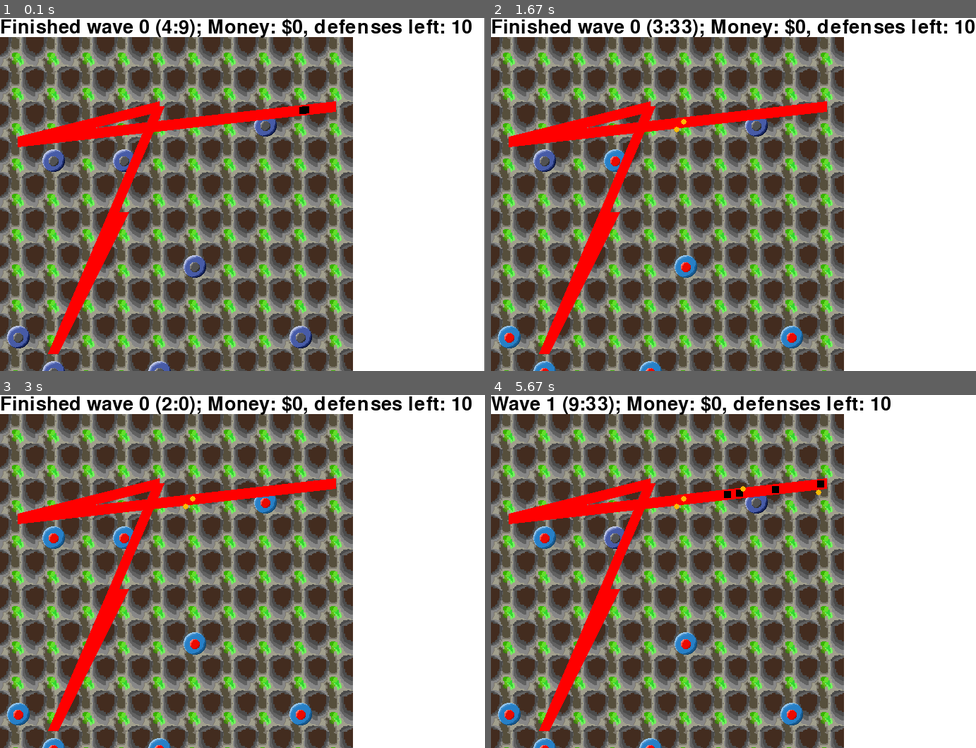
Above: before the commit, frames 1-4 (two rows, left to right).
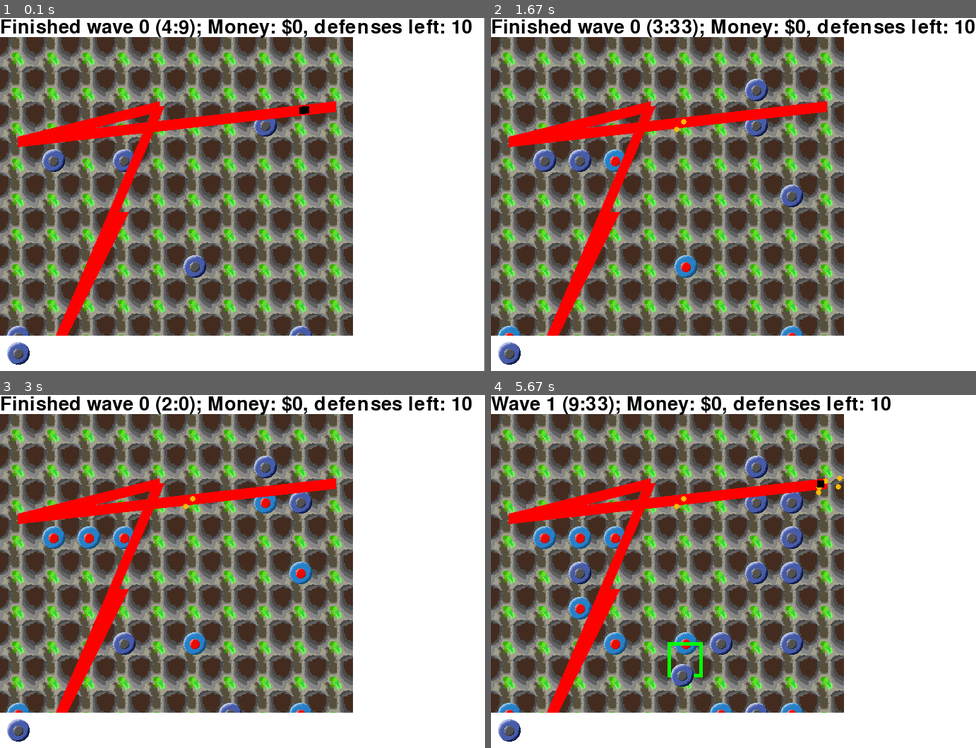
Above: after the commit, the same moments.

Repository: sillypantscoder/pygametowerdefense
Game: pygame game, started from main.py
The game is run twice, just before and just after one commit, with the same random seed, the same clock (stepped at 60 frames per second) and the same inputs.
Inputs (mouse positions are in pixels of both pictures, inside the frame that each line leads up to):
- Up to frame 1 (0.1 s): no input
- Up to frame 2 (1.67 s): press the mouse at (685, 353) at 0.37 s; move the mouse to (636, 247) at 0.47 s; release the mouse at (583, 141) at 0.6 s; click (685, 353) at 0.72 s; press the mouse at (685, 353) at 1.03 s; move the mouse to (733, 272) at 1.13 s; release the mouse at (786, 194) at 1.27 s; press the mouse at (685, 353) at 1.37 s; move the mouse to (709, 212) at 1.47 s; release the mouse at (738, 67) at 1.6 s
- Up to frame 3 (3 s): press the mouse at (194, 730) at 1.7 s; move the mouse to (213, 716) at 1.8 s; release the mouse at (232, 698) at 1.93 s; press the mouse at (194, 730) at 2.03 s; move the mouse to (150, 677) at 2.13 s; release the mouse at (106, 627) at 2.27 s; press the mouse at (194, 730) at 2.37 s; move the mouse to (242, 599) at 2.47 s; release the mouse at (295, 469) at 2.6 s
- Up to frame 4 (5.67 s): press the mouse at (685, 730) at 3.2 s; move the mouse to (631, 663) at 3.3 s; release the mouse at (583, 592) at 3.43 s; press the mouse at (685, 730) at 3.53 s; move the mouse to (733, 624) at 3.63 s; release the mouse at (782, 522) at 3.77 s; press the mouse at (685, 730) at 3.87 s; move the mouse to (728, 638) at 3.97 s; release the mouse at (772, 550) at 4.1 s; press the mouse at (685, 730) at 4.2 s; move the mouse to (714, 709) at 4.3 s; release the mouse at (738, 687) at 4.43 s; press the mouse at (685, 730) at 4.53 s; move the mouse to (631, 638) at 4.63 s; release the mouse at (573, 546) at 4.77 s; press the mouse at (685, 730) at 4.87 s; move the mouse to (738, 677) at 4.97 s; release the mouse at (791, 620) at 5.1 s; press the mouse at (685, 730) at 5.2 s; move the mouse to (704, 680) at 5.3 s; release the mouse at (728, 631) at 5.43 s; press the mouse at (685, 730) at 5.53 s; move the mouse to (680, 673) at 5.63 s

The runs differ from the first frame. In frame 1, 7.3% of the frame differs, in the area x 0-73%, y 90-100%; in frame 2, 8.0%; in frame 3, 8.5%; in frame 4, 11%, in the area x 0-73%, y 17-100%.

Commit message:
=== Added dragging!!! ===

Diff:
--- a/main.py
+++ b/main.py
@@ -1,3 +1,4 @@
+from tkinter.tix import CELL
 import pygame
 import random
 import math
@@ -124,10 +125,14 @@
 	"tower_active": pygame.transform.scale(pygame.image.load("tower_active.png"), (CELLSIZE, CELLSIZE)),
 	"tower": pygame.transform.scale(pygame.image.load("tower.png"), (CELLSIZE, CELLSIZE))
 }
+tower_row_rect = pygame.Rect(0, SCREENSIZE[1] - CELLSIZE, SCREENSIZE[0], CELLSIZE)
+tower_row = [{"id": 99, "image": "tower", "cost": 3}]
+dragging_thing = None
 
 c = pygame.time.Clock()
 running = True
 while running:
+	pos = pygame.mouse.get_pos()
 	for event in pygame.event.get():
 		if event.type == pygame.QUIT:
 			running = False
@@ -136,11 +141,27 @@
 			screen = pygame.display.set_mode(SCREENSIZE, pygame.RESIZABLE)
 		elif event.type == pygame.MOUSEBUTTONDOWN:
 			pos = pygame.mouse.get_pos()
+			if tower_row_rect.collidepoint(*pos):
+				# TODO: check the cost, disallow dragging if they can't afford it.
+				idx = (pos[0] - tower_row_rect.left) / SCREENSIZE[0]
+				idx = math.floor(idx)
+				if idx < len(tower_row):
+					dragging_thing = tower_row[idx]
+					continue
 			x = math.floor(pos[0] / CELLSIZE)
 			y = math.floor(pos[1] / CELLSIZE)
 			if money >= 3:
 				BOARD[x][y] = 99
 				money -= 3
+		elif event.type == pygame.MOUSEBUTTONUP and dragging_thing != None:
+			pos = pygame.mouse.get_pos()
+			if tower_row_rect.collidepoint(*pos):
+				# let go within the tower row, so ignore it.
+				continue
+			x = math.floor(pos[0] / CELLSIZE)
+			y = math.floor(pos[1] / CELLSIZE)
+			BOARD[x][y] = dragging_thing['id']
+			dragging_thing = None
 	# Drawing
 	screen.fill(WHITE)
 	# Board
@@ -151,6 +172,8 @@
 			cellrect = pygame.Rect(x * CELLSIZE, y * CELLSIZE, CELLSIZE, CELLSIZE)
 			board.blit(textures["ground"], cellrect)
 			if BOARD[x][y] == 0:
+				# Just ground here, nothing to do.
+				# I'm so bored...
 				pass
 				#pygame.draw.rect(board, BLACK, cellrect, 1)
 				#board.blit(textures["ground"], cellrect)
@@ -196,7 +219,17 @@
 	if defense <= 0:
 		running = False
 	headertext = FONT.render(f"{'Wave' if wave else 'Finished wave'} {wave_lvl} ({str(round(wave_time / 60, ndigits=2)).replace('.', ':')}); Money: $", True, BLACK)
-	#pygame.draw.line(screen, BLACK, [cellno_to_pixel(e.prevpos[0]), cellno_to_pixel(e.prevpos[1])], [cellno_to_pixel(e.route[0][0]), cellno_to_pixel(e.route[0][1])], 1)
+	# Bottom row of towers
+	pygame.draw.rect(screen, WHITE, tower_row_rect)
+	for t in tower_row:
+		screen.blit(textures[t["image"]], (0, SCREENSIZE[1] - 50))
+	# Dragging tower
+	x = math.floor(pos[0] / CELLSIZE)
+	y = math.floor(pos[1] / CELLSIZE)
+	if dragging_thing:
+		drag_target = pygame.Rect(x * CELLSIZE, y * CELLSIZE, CELLSIZE, CELLSIZE)
+		pygame.draw.rect(screen, (0, 255, 0), drag_target, 5)
+		screen.blit(textures[dragging_thing["image"]], [pos[0] - 25, pos[1] - 25])
 	# Flip
 	pygame.display.flip()
 	c.tick(60)
